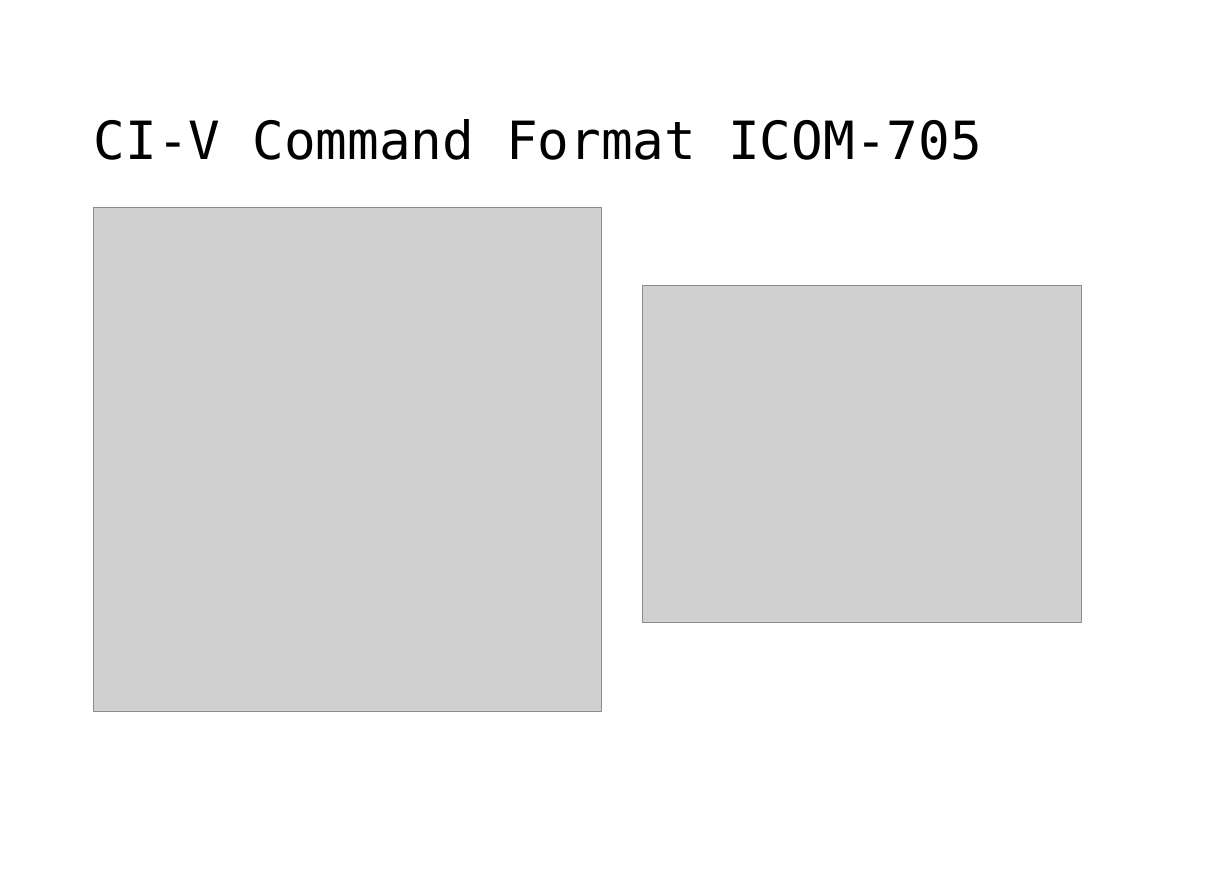
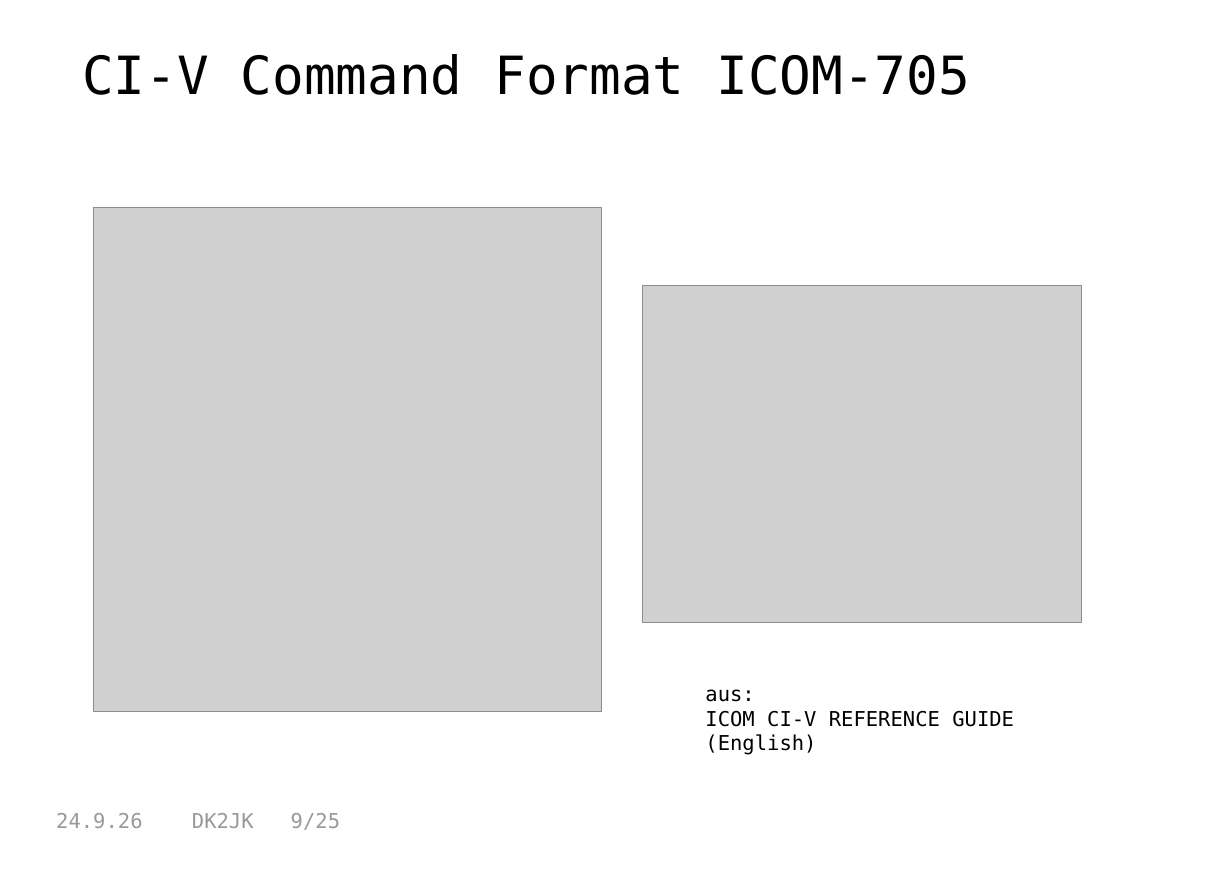
Before and after one commit to dk2jk/CAT--Control, a slide deck: slide 9 of Beispiele-CAT-Steuerung.odp (slide 8 before the commit). Drawn at 1232x871 pixels with LibreOffice and Linux fonts; fonts in the diff are those of the drawing; grey boxes stand for pictures. Boxes give left, top, right and bottom in pixels: in the first picture for what was removed or moved away, otherwise in the second. Text is boxed around its words. In the diff, an @@ line names an element or a change of style, - is before the commit and + after.

```diff
--- a/Beispiele-CAT-Steuerung.odp
+++ b/Beispiele-CAT-Steuerung.odp
@@ title "CI-V Command Format ICOM-705": place and size @@
-title "CI-V Command Format ICOM-705" at [94, 119, 982, 160]
+title "CI-V Command Format ICOM-705" at [82, 54, 970, 95]
@@ title "CI-V Command Format ICOM-705" at [82, 54, 970, 95]: vertical alignment middle to top @@
@@ text added at [705, 689, 1014, 755], 14 pt, text #000000 @@
+aus:
+ICOM CI-V REFERENCE GUIDE (English)
@@ text added at [56, 813, 340, 830], 14 pt, text #999999 @@
+24.9.26 DK2JK 9/25
```
Also in this commit, not shown: 20 other slides changed, 4 slides added, 2 slides removed, 2 other files.
